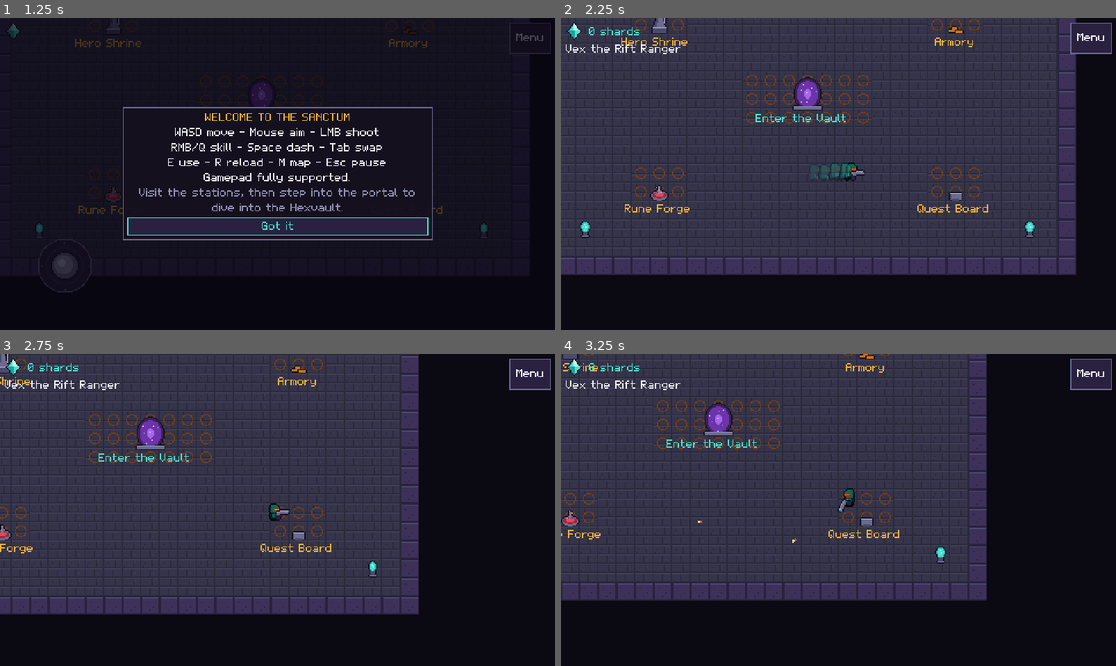
Above: before the commit, frames 1-4 (two rows, left to right).
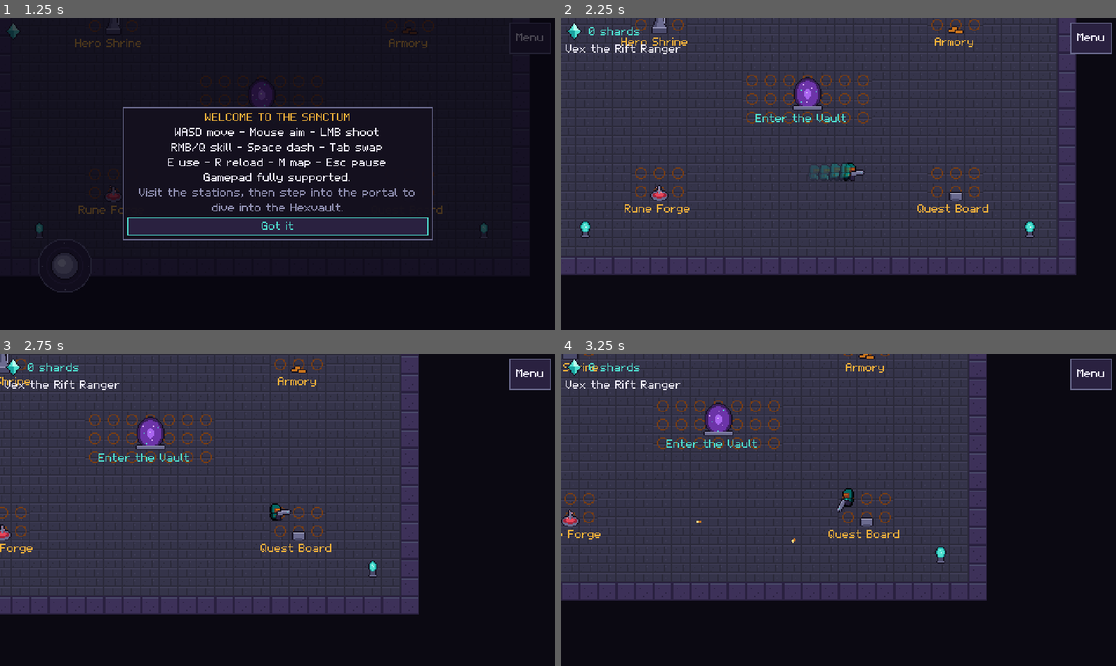
Above: after the commit, the same moments.

Repository: hieudtse160939/hexvault
Game: Godot game, scene res://scenes/main.tscn
The game is run twice, just before and just after one commit, with the same random seed, the same clock (stepped at 60 frames per second) and the same inputs.
Inputs (mouse positions are in pixels of both pictures, inside the frame that each line leads up to):
- Up to frame 1 (1.25 s): click "Enter the Sanctum" at 0.5 s
- Up to frame 2 (2.25 s): click "Got it" at 1.25 s; tap Enter (ui_accept) at 2 s; move the mouse to (960, 158) at 2.02 s; hold D (move_right) from 2.03 s (still down); tap Space (dash) at 2.1 s; click (960, 158) at 2.17 s
- Up to frame 3 (2.75 s): keep holding D (move_right); tap Enter (ui_accept) at 2.27 s
- Up to frame 4 (3.25 s): release D (move_right) at 2.75 s; drag from (727, 525) to (810, 572) at 2.77 s

Frame 1 is identical in both runs. In frame 2, less than 0.1% of the frame differs, in the area x 50-55%, y 46-53%; in frame 3, less than 0.1%; in frame 4, 0.1%, in the area x 24-53%, y 42-61%.

Commit message:
HD rendering foundation: per-asset pixel density
- Stretch mode canvas_items (integer scale, expand) so the window renders at
  native resolution instead of a fixed 480x270 buffer; world and UI units
  are unchanged, old 16 px art looks identical
- Manifest entries may carry "density" (art px per world unit);
  SpriteLib.apply() sizes sprites to world units and gives HD art linear
  filtering plus the pixel-aware shader; *_world() helpers for offsets
- flash.gdshader samples pixel-art aware: exact nearest at integer scales,
  one-pixel edge blend at fractional ones
- Every sprite creation site goes through SpriteLib.apply()

Co-Authored-By: Claude Opus 5.5 <noreply@anthropic.com>
Claude-Session: https://claude.ai/code/session_01AYP4JEoju8Biw7rrLr8TEW

Diff:
--- a/project.godot
+++ b/project.godot
@@ -34,7 +34,7 @@
 window/size/viewport_height=270
 window/size/window_width_override=1440
 window/size/window_height_override=810
-window/stretch/mode="viewport"
+window/stretch/mode="canvas_items"
 window/stretch/aspect="expand"
 window/stretch/scale_mode="integer"
 window/handheld/orientation=4
@@ -66,6 +66,8 @@
 
 [rendering]
 
+2d/snap/snap_2d_transforms_to_pixel=true
+
 textures/canvas_textures/default_texture_filter=0
 renderer/rendering_method="gl_compatibility"
 renderer/rendering_method.mobile="gl_compatibility"
--- a/scripts/autoload/sprite_lib.gd
+++ b/scripts/autoload/sprite_lib.gd
@@ -1,5 +1,10 @@
 extends Node
 ## Builds and caches SpriteFrames / textures from the asset manifest.
+##
+## Pixel density: every manifest entry may carry "density" = art pixels per
+## world unit (1 for the original 16 px art, 4 for HD art). World code always
+## works in world units; use apply() to put a sprite on a node at the right
+## size, and the *_world() helpers for offsets measured on the art.
 
 var _frames: Dictionary = {}   # key -> SpriteFrames
 var _textures: Dictionary = {} # key -> Texture2D
@@ -34,6 +39,46 @@
 		push_warning("SpriteLib: unknown sprite '%s'" % key)
 	_frames[key] = sf
 	return sf
+
+
+## Art pixels per world unit for a sprite or image key (1 when unspecified).
+func density(key: String) -> float:
+	var entry: Variant = SpriteManifest.sprites().get(key, SpriteManifest.images().get(key, null))
+	if entry is Dictionary:
+		return maxf(float((entry as Dictionary).get("density", 1.0)), 0.01)
+	return 1.0
+
+
+func is_hd(key: String) -> bool:
+	return density(key) > 1.0
+
+
+## Puts the sprite `key` on an AnimatedSprite2D (frames) or Sprite2D (first
+## frame / image) and sizes it to world units. HD art also gets linear
+## filtering + the pixel-aware shader so fractional window scales stay clean.
+## `scale_mul` multiplies the density scale (elite size-ups, pulsing FX...).
+func apply(node: Node2D, key: String, scale_mul: float = 1.0) -> void:
+	if node is AnimatedSprite2D:
+		(node as AnimatedSprite2D).sprite_frames = frames(key)
+	elif node is Sprite2D:
+		(node as Sprite2D).texture = texture(key) if SpriteManifest.has_image(key) else still(key)
+	node.scale = Vector2.ONE * (scale_mul / density(key))
+	if is_hd(key):
+		node.texture_filter = CanvasItem.TEXTURE_FILTER_LINEAR
+		if node.material == null:
+			FX.make_flashable(node)
+	else:
+		node.texture_filter = CanvasItem.TEXTURE_FILTER_PARENT_NODE
+
+
+## Frame size in world units.
+func frame_size_world(key: String) -> Vector2:
+	return Vector2(frame_size(key)) / density(key)
+
+
+## Pivot in world units.
+func pivot_world(key: String) -> Vector2:
+	return pivot(key) / density(key)
 
 
 func frame_size(key: String) -> Vector2i:
--- a/scripts/combat/projectile_pool.gd
+++ b/scripts/combat/projectile_pool.gd
@@ -44,7 +44,7 @@
 	p.global_position = pos
 	p.velocity = vel
 	p.rotation = vel.angle()
-	p.sprite_frames = SpriteLib.frames(sprite_key)
+	SpriteLib.apply(p, sprite_key)
 	p.play(&"idle")
 	p.active = true
 	p.visible = true
--- a/scripts/combat/weapon.gd
+++ b/scripts/combat/weapon.gd
@@ -26,7 +26,7 @@
 	if _sprite == null:
 		_sprite = Sprite2D.new()
 		add_child(_sprite)
-	_sprite.texture = SpriteLib.still("weapon_" + d.id)
+	SpriteLib.apply(_sprite, "weapon_" + d.id)
 	var pv: Vector2 = SpriteLib.pivot("weapon_" + d.id)
 	var fs: Vector2i = SpriteLib.frame_size("weapon_" + d.id)
 	_sprite.centered = false
@@ -54,7 +54,8 @@
 
 
 func muzzle_position() -> Vector2:
-	var reach: float = float(SpriteLib.frame_size("weapon_" + data.id).x - SpriteLib.pivot("weapon_" + data.id).x)
+	var key: String = "weapon_" + data.id
+	var reach: float = SpriteLib.frame_size_world(key).x - SpriteLib.pivot_world(key).x
 	return global_position + _aim * maxf(reach - 2.0, 4.0)
 
 
--- a/scripts/entities/boss.gd
+++ b/scripts/entities/boss.gd
@@ -55,12 +55,12 @@
 	cs.position = Vector2(0, 10)
 	add_child(cs)
 	var sh: Sprite2D = Sprite2D.new()
-	sh.texture = SpriteLib.still("prop_shadow_l")
+	SpriteLib.apply(sh, "prop_shadow_l")
 	sh.position = Vector2(0, 24)
 	sh.z_index = -1
 	add_child(sh)
 	sprite = AnimatedSprite2D.new()
-	sprite.sprite_frames = SpriteLib.frames("enemy_ossifex")
+	SpriteLib.apply(sprite, "enemy_ossifex")
 	sprite.play(&"idle")
 	_mat = FX.make_flashable(sprite)
 	add_child(sprite)
--- a/scripts/entities/breakable.gd
+++ b/scripts/entities/breakable.gd
@@ -26,7 +26,7 @@
 	cs.position = Vector2(0, 1)
 	b.add_child(cs)
 	b._sprite = AnimatedSprite2D.new()
-	b._sprite.sprite_frames = SpriteLib.frames("prop_crate" if k == Kind.CRATE else "prop_barrel")
+	SpriteLib.apply(b._sprite, "prop_crate" if k == Kind.CRATE else "prop_barrel")
 	b._sprite.play(&"idle")
 	b.add_child(b._sprite)
 	b.add_to_group("breakables")
--- a/scripts/entities/chest.gd
+++ b/scripts/entities/chest.gd
@@ -21,7 +21,7 @@
 func _ready() -> void:
 	super._ready()
 	_sprite = AnimatedSprite2D.new()
-	_sprite.sprite_frames = SpriteLib.frames("prop_chest")
+	SpriteLib.apply(_sprite, "prop_chest")
 	_sprite.play(&"closed")
 	if kind == Kind.WEAPON:
 		_sprite.modulate = Color(0.85, 1.0, 1.15)
--- a/scripts/entities/enemy.gd
+++ b/scripts/entities/enemy.gd
@@ -75,12 +75,12 @@
 	cs.position = Vector2(0, 3)
 	add_child(cs)
 	var sh: Sprite2D = Sprite2D.new()
-	sh.texture = SpriteLib.still("prop_" + data.shadow)
+	SpriteLib.apply(sh, "prop_" + data.shadow)
 	sh.position = Vector2(0, data.radius + (6.0 if data.flying else 1.0))
 	sh.z_index = -1
 	add_child(sh)
 	sprite = AnimatedSprite2D.new()
-	sprite.sprite_frames = SpriteLib.frames(data.sprite)
+	SpriteLib.apply(sprite, data.sprite)
 	sprite.play(&"idle")
 	_mat = FX.make_flashable(sprite)
 	if elite:
--- a/scripts/entities/event_statue.gd
+++ b/scripts/entities/event_statue.gd
@@ -8,7 +8,7 @@
 func _ready() -> void:
 	super._ready()
 	var s: Sprite2D = Sprite2D.new()
-	s.texture = SpriteLib.still("prop_statue")
+	SpriteLib.apply(s, "prop_statue")
 	s.offset = Vector2(0, -8)
 	add_child(s)
 	var body: StaticBody2D = StaticBody2D.new()
--- a/scripts/entities/fountain.gd
+++ b/scripts/entities/fountain.gd
@@ -9,7 +9,7 @@
 func _ready() -> void:
 	super._ready()
 	_sprite = AnimatedSprite2D.new()
-	_sprite.sprite_frames = SpriteLib.frames("prop_fountain")
+	SpriteLib.apply(_sprite, "prop_fountain")
 	_sprite.play(&"idle")
 	add_child(_sprite)
 	var body: StaticBody2D = StaticBody2D.new()
--- a/scripts/entities/hub_station.gd
+++ b/scripts/entities/hub_station.gd
@@ -23,7 +23,7 @@
 func _ready() -> void:
 	super._ready()
 	var spr: AnimatedSprite2D = AnimatedSprite2D.new()
-	spr.sprite_frames = SpriteLib.frames(sprite_key)
+	SpriteLib.apply(spr, sprite_key)
 	spr.play(spr.sprite_frames.get_animation_names()[0])
 	if SpriteLib.frame_size(sprite_key).y > 16:
 		spr.offset = Vector2(0, -8)
--- a/scripts/entities/pickup.gd
+++ b/scripts/entities/pickup.gd
@@ -40,7 +40,7 @@
 
 func _ready() -> void:
 	_sprite = AnimatedSprite2D.new()
-	_sprite.sprite_frames = SpriteLib.frames(SPRITES[kind])
+	SpriteLib.apply(_sprite, SPRITES[kind])
 	_sprite.play(&"idle")
 	_sprite.frame = randi() % maxi(_sprite.sprite_frames.get_frame_count(&"idle"), 1)
 	add_child(_sprite)
--- a/scripts/entities/player.gd
+++ b/scripts/entities/player.gd
@@ -58,12 +58,12 @@
 	cs.position = Vector2(0, 4)
 	add_child(cs)
 	var shadow: Sprite2D = Sprite2D.new()
-	shadow.texture = SpriteLib.still("prop_shadow_s")
+	SpriteLib.apply(shadow, "prop_shadow_s")
 	shadow.position = Vector2(0, 7)
 	shadow.z_index = -1
 	add_child(shadow)
 	body = AnimatedSprite2D.new()
-	body.sprite_frames = SpriteLib.frames(character.sprite)
+	SpriteLib.apply(body, character.sprite)
 	body.position = Vector2(0, -1)
 	FX.make_flashable(body)
 	add_child(body)
@@ -343,6 +343,8 @@
 	var g: Sprite2D = Sprite2D.new()
 	g.texture = body.sprite_frames.get_frame_texture(body.animation, body.frame)
 	g.flip_h = body.flip_h
+	g.scale = body.scale
+	g.texture_filter = body.texture_filter
 	g.global_position = body.global_position
 	g.modulate = Color(0.45, 0.95, 0.9, 0.55)
 	lvl.fx_layer.add_child(g)
--- a/scripts/entities/portal.gd
+++ b/scripts/entities/portal.gd
@@ -19,7 +19,7 @@
 func _ready() -> void:
 	super._ready()
 	var s: AnimatedSprite2D = AnimatedSprite2D.new()
-	s.sprite_frames = SpriteLib.frames("prop_portal")
+	SpriteLib.apply(s, "prop_portal")
 	s.play(&"idle")
 	s.offset = Vector2(0, -6)
 	add_child(s)
--- a/scripts/entities/shop_item.gd
+++ b/scripts/entities/shop_item.gd
@@ -21,7 +21,7 @@
 func _ready() -> void:
 	super._ready()
 	var ped: Sprite2D = Sprite2D.new()
-	ped.texture = SpriteLib.still("prop_pedestal")
+	SpriteLib.apply(ped, "prop_pedestal")
 	add_child(ped)
 	var body: StaticBody2D = StaticBody2D.new()
 	body.collision_layer = Level.WORLD_MASK
@@ -36,7 +36,7 @@
 	_icon.position = Vector2(0, -6)
 	match item_type:
 		"weapon":
-			_icon.texture = SpriteLib.still("weapon_" + item_id)
+			SpriteLib.apply(_icon, "weapon_" + item_id)
 		"heart":
 			_icon.texture = SpriteLib.texture("icon_heart")
 		"armor":
--- a/scripts/entities/solid_prop.gd
+++ b/scripts/entities/solid_prop.gd
@@ -15,7 +15,7 @@
 	cs.position = Vector2(0, 2)
 	p.add_child(cs)
 	var spr: AnimatedSprite2D = AnimatedSprite2D.new()
-	spr.sprite_frames = SpriteLib.frames(sprite_key)
+	SpriteLib.apply(spr, sprite_key)
 	spr.offset = sprite_offset
 	spr.play(&"idle")
 	p.add_child(spr)
--- a/scripts/entities/turret.gd
+++ b/scripts/entities/turret.gd
@@ -18,7 +18,7 @@
 
 func _ready() -> void:
 	_sprite = AnimatedSprite2D.new()
-	_sprite.sprite_frames = SpriteLib.frames("turret")
+	SpriteLib.apply(_sprite, "turret")
 	_sprite.play(&"idle")
 	add_child(_sprite)
 	FX.burst("puff", global_position)
--- a/scripts/entities/weapon_pickup.gd
+++ b/scripts/entities/weapon_pickup.gd
@@ -18,10 +18,10 @@
 	super._ready()
 	var d: WeaponData = Db.weapon(weapon_id)
 	_sprite = Sprite2D.new()
-	_sprite.texture = SpriteLib.still("weapon_" + weapon_id)
+	SpriteLib.apply(_sprite, "weapon_" + weapon_id)
 	add_child(_sprite)
 	var glow: Sprite2D = Sprite2D.new()
-	glow.texture = SpriteLib.still("prop_shadow_m")
+	SpriteLib.apply(glow, "prop_shadow_m")
 	glow.position = Vector2(0, 8)
 	glow.z_index = -1
 	add_child(glow)
--- a/scripts/fx/fx.gd
+++ b/scripts/fx/fx.gd
@@ -40,10 +40,9 @@
 	if Settings.reduced_effects() and name in ["impact", "impact_teal", "impact_red", "muzzle", "sparkle", "sparkle_teal"]:
 		return
 	var s: AnimatedSprite2D = AnimatedSprite2D.new()
-	s.sprite_frames = SpriteLib.frames("fx_" + name)
+	SpriteLib.apply(s, "fx_" + name, scale_mul)
 	s.global_position = pos
 	s.rotation = rot
-	s.scale = Vector2.ONE * scale_mul
 	layer.add_child(s)
 	s.animation_finished.connect(s.queue_free)
 	s.play(&"idle")
--- a/scripts/ui/hero_select.gd
+++ b/scripts/ui/hero_select.gd
@@ -21,7 +21,6 @@
 	box.add_child(holder)
 	_preview = AnimatedSprite2D.new()
 	_preview.position = Vector2(120, 16)
-	_preview.scale = Vector2(2, 2)
 	holder.add_child(_preview)
 	_detail = add_text("", UiTheme.TEXT, 240)
 	_action = add_button("", _on_action)
@@ -54,7 +53,7 @@
 func _show(id: String) -> void:
 	_current = id
 	var c: CharacterData = Db.character(id)
-	_preview.sprite_frames = SpriteLib.frames(c.sprite)
+	SpriteLib.apply(_preview, c.sprite, 2.0)
 	_preview.play(&"run")
 	var w: WeaponData = Db.weapon(c.start_weapon)
 	var txt: String = "%s the %s\nHP %d  Armor %d  Speed %d\nStarts with: %s\n%s" % [
--- a/scripts/ui/title_screen.gd
+++ b/scripts/ui/title_screen.gd
@@ -16,16 +16,15 @@
 	portal_holder.set_anchors_preset(Control.PRESET_CENTER)
 	add_child(portal_holder)
 	var portal: AnimatedSprite2D = AnimatedSprite2D.new()
-	portal.sprite_frames = SpriteLib.frames("prop_portal")
+	SpriteLib.apply(portal, "prop_portal", 3.0)
 	portal.play(&"idle")
-	portal.scale = Vector2(3, 3)
 	portal.position = Vector2(0, -30)
 	portal.modulate = Color(1, 1, 1, 0.5)
 	portal_holder.add_child(portal)
 	for i: int in 4:
 		var hero: AnimatedSprite2D = AnimatedSprite2D.new()
 		var id: String = Db.character_order[i % Db.character_order.size()]
-		hero.sprite_frames = SpriteLib.frames(Db.character(id).sprite)
+		SpriteLib.apply(hero, Db.character(id).sprite)
 		hero.play(&"idle")
 		hero.position = Vector2(-54 + i * 36, 10)
 		if not Profile.is_character_unlocked(id):
--- a/scripts/world/room.gd
+++ b/scripts/world/room.gd
@@ -168,7 +168,7 @@
 			cs.shape = sh
 			b.add_child(cs)
 			var s: AnimatedSprite2D = AnimatedSprite2D.new()
-			s.sprite_frames = SpriteLib.frames("prop_barrier")
+			SpriteLib.apply(s, "prop_barrier")
 			s.play(&"idle")
 			s.modulate.a = 0.85
 			b.add_child(s)
@@ -240,7 +240,7 @@
 	e.aggro = true
 	_pending += 1
 	var rune: AnimatedSprite2D = AnimatedSprite2D.new()
-	rune.sprite_frames = SpriteLib.frames("prop_spawn_rune")
+	SpriteLib.apply(rune, "prop_spawn_rune")
 	rune.play(&"idle")
 	rune.position = pos + Vector2(0, 4)
 	_level.fx_layer.add_child(rune)
--- a/shaders/flash.gdshader
+++ b/shaders/flash.gdshader
@@ -1,13 +1,26 @@
 shader_type canvas_item;
 // Hit flash: blends sprite colour toward flash_color by `flash` (0..1),
 // keeping alpha. `tint` multiplies first (status effects, elites).
+//
+// Sampling is pixel-art aware: at integer scales it is identical to nearest
+// filtering; at fractional scales (HD sprites on a window that is not a
+// multiple of their density) texel edges get a one-screen-pixel blend instead
+// of uneven pixel widths. Needs the item's texture_filter set to linear to
+// blend (SpriteLib.apply does that for HD sprites); with nearest it degrades
+// to plain nearest sampling.
 
 uniform float flash : hint_range(0.0, 1.0) = 0.0;
 uniform vec4 flash_color : source_color = vec4(1.0, 1.0, 1.0, 1.0);
 uniform vec4 tint : source_color = vec4(1.0, 1.0, 1.0, 1.0);
 
 void fragment() {
-	vec4 c = texture(TEXTURE, UV) * COLOR;
+	// (inlined: the Compatibility renderer cannot pass TEXTURE to a function)
+	vec2 size = 1.0 / TEXTURE_PIXEL_SIZE;
+	vec2 box = clamp(fwidth(UV) * size, vec2(1e-5), vec2(1.0));
+	vec2 tx = UV * size - 0.5 * box;
+	vec2 edge = smoothstep(vec2(1.0) - box, vec2(1.0), fract(tx));
+	vec2 snapped = (floor(tx) + 0.5 + edge) / size;
+	vec4 c = textureGrad(TEXTURE, snapped, dFdx(UV), dFdy(UV)) * COLOR;
 	c.rgb *= tint.rgb;
 	c.rgb = mix(c.rgb, flash_color.rgb, flash);
 	COLOR = c;
